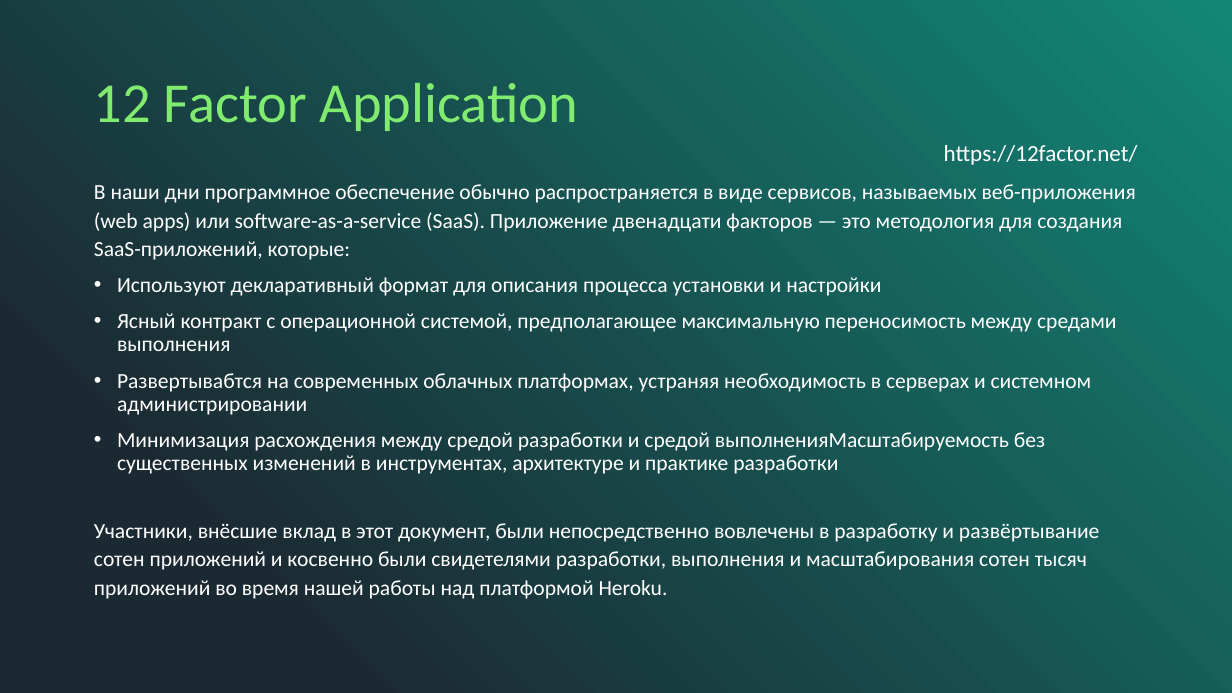
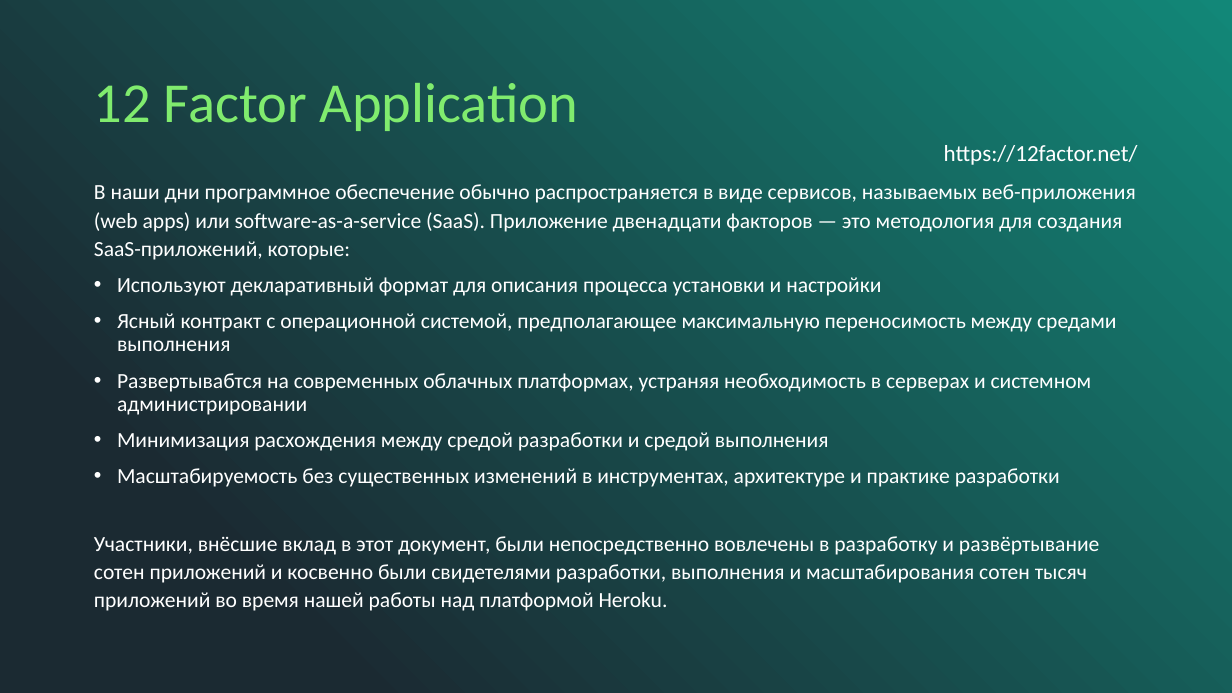
Before and after one commit to averkhoglyad/spring-boot-properties-prototype, a slide deck: slide 2 of spring configs (ru).pptx. Drawn at 1232x693 pixels with LibreOffice and Linux fonts; fonts in the diff are those of the drawing. Boxes give left, top, right and bottom in pixels: in the first picture for what was removed or moved away, otherwise in the second. Text is boxed around its words. In the diff, an @@ line names an element or a change of style, - is before the commit and + after.

```diff
--- a/spring configs (ru).pptx
+++ b/spring configs (ru).pptx
@@ text at box(117, 432, 1060, 487): text changed @@
-• Минимизация расхождения между средой разработки и средой выполненияМасштабируемость без существенных изменений в инструментах, архитектуре и практике разработки
+• Минимизация расхождения между средой разработки и средой выполнения
+• Масштабируемость без существенных изменений в инструментах, архитектуре и практике разработки
```
Also in this commit, not shown: 1 other slide changed, 1 other file.
